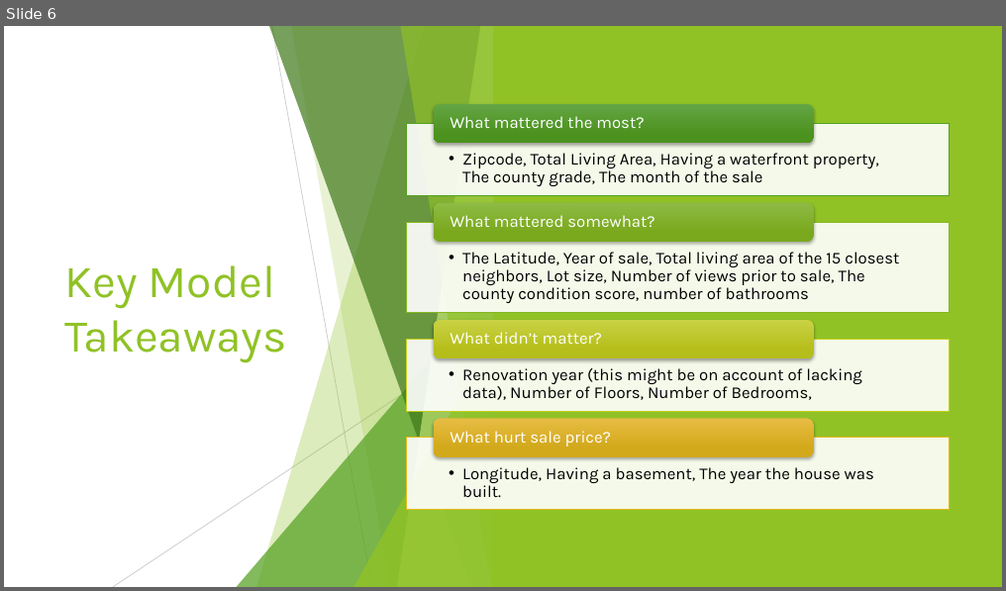
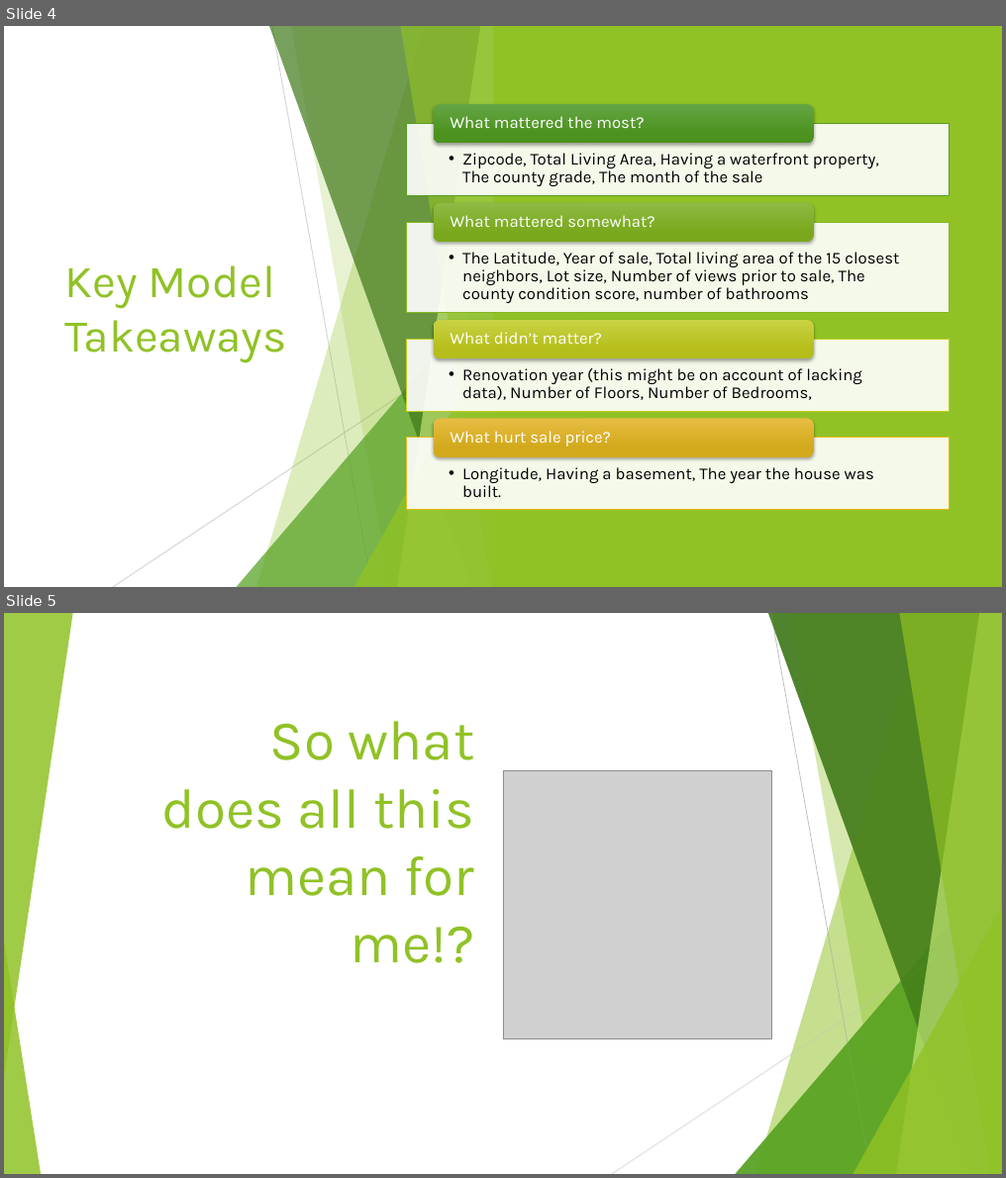
Before and after one commit to minthammock/dsc-mod-2-project-v2-1-onl01-dtsc-pt-041320, a slide deck: Non-Technical.pptx. Shown one above the other, each under a label of ours: slide 6 before the commit, slides 4 and 5 after it. The pictures are 1006x591 and 1006x1178 pixels, drawn with LibreOffice and Linux fonts; fonts in the diff are those of the drawing; grey boxes stand for pictures. Boxes give left, top, right and bottom in pixels: in the first picture for what was removed or moved away, otherwise in the second. Text is boxed around its words. In the diff, an @@ line names an element or a change of style, - is before the commit and + after.

```diff
--- a/Non-Technical.pptx
+++ b/Non-Technical.pptx
@@ slide 5 added at bbox=[4, 613, 1002, 1174], background #FFFFFF; not listed: 8 template elements that a slide beside it also shows @@
@@ group added at bbox=[4, 613, 1002, 1174]: 5 freeform shapes, 3 triangles, 2 lines @@
@@ title added at bbox=[162, 721, 475, 963], 54 pt, text #90C226 @@
+So what does all this mean for me!?
@@ picture added at bbox=[503, 770, 772, 1039] @@
@@ what was slide 6 is now slide 4 @@
```
Also in this commit, not shown: 4 slides changed, 4 other slides added, 6 slides removed, 2 other files.
